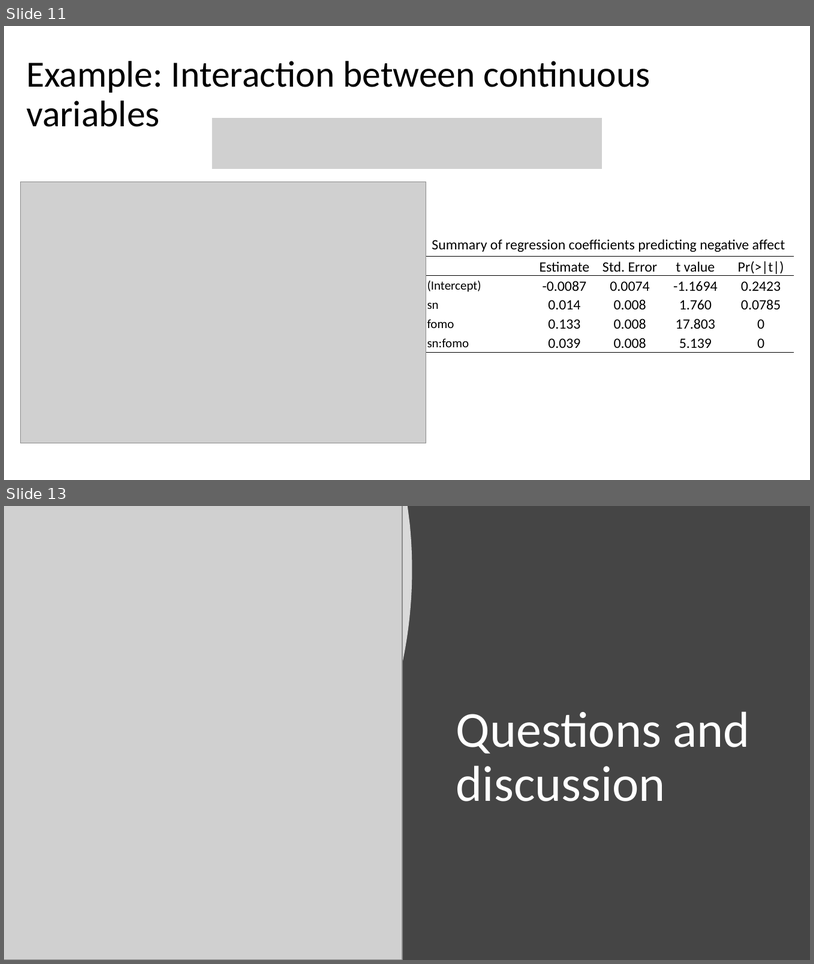
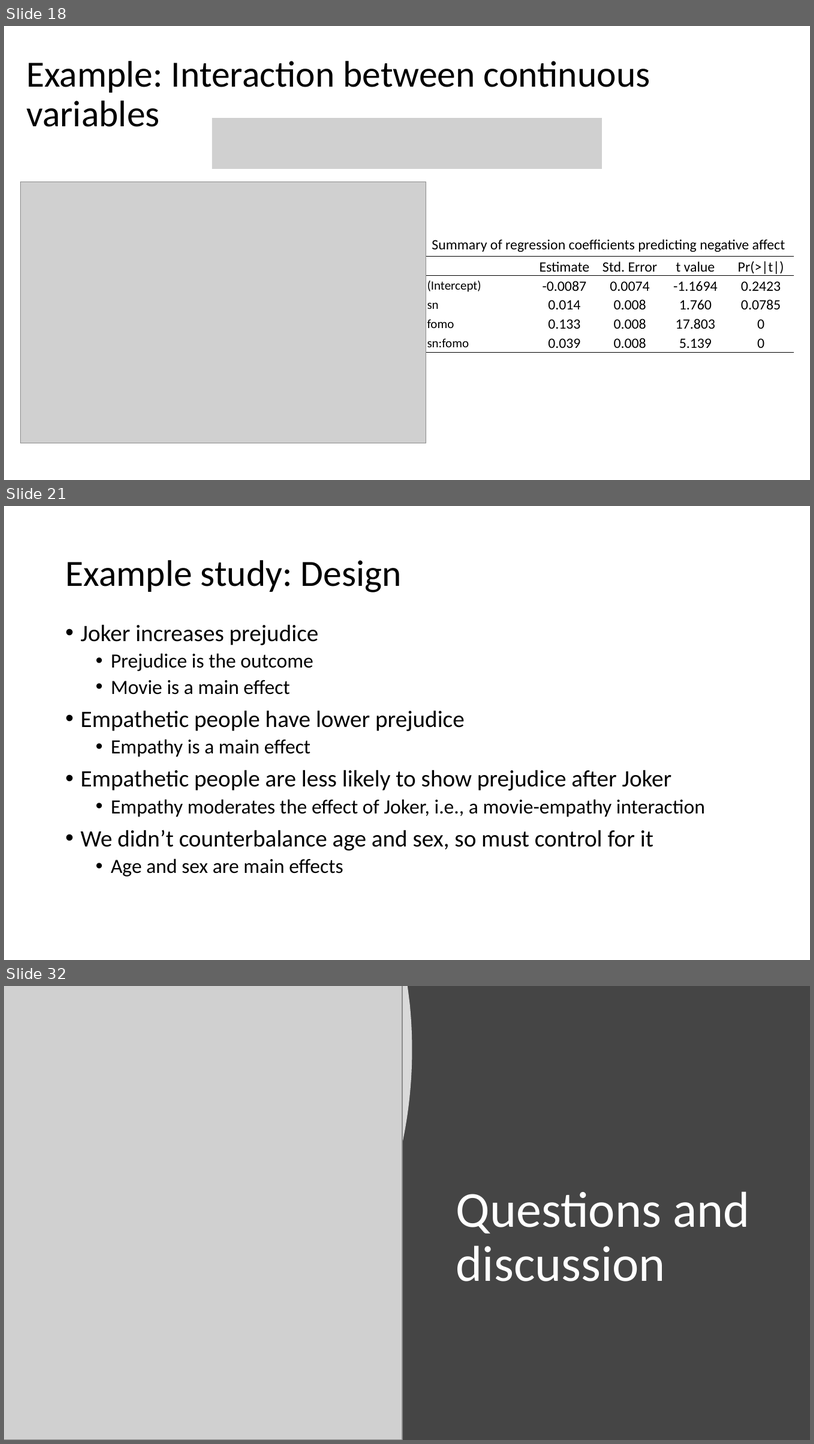
Before and after one commit to haututu/regressionLectures, a slide deck: regression_l1.pptx. Shown one above the other, each under a label of ours: slides 11 and 13 before the commit, slides 18, 21 and 32 after it; the slides between them are not shown. The pictures are 814x964 and 814x1444 pixels, drawn with LibreOffice and Linux fonts; fonts in the diff are those of the drawing; grey boxes stand for pictures. Boxes give left, top, right and bottom in pixels: in the first picture for what was removed or moved away, otherwise in the second. Text is boxed around its words. In the diff, an @@ line names an element or a change of style, - is before the commit and + after.

```diff
--- a/regression_l1.pptx
+++ b/regression_l1.pptx
@@ slide 21 added at bbox=[4, 506, 810, 960], background #FFFFFF @@
@@ title added at bbox=[65, 560, 402, 592], 44 pt, text #000000 @@
+Example study: Design
@@ text added at bbox=[81, 624, 705, 876], 28 pt, text #000000 @@
+• Joker increases prejudice
+  • Prejudice is the outcome
+  • Movie is a main effect
+• Empathetic people have lower prejudice
+  • Empathy is a main effect
+• Empathetic people are less likely to show prejudice after Joker
+  • Empathy moderates the effect of Joker, i.e., a movie-empathy interaction
+• We didn’t counterbalance age and sex, so must control for it
+  • Age and sex are main effects
@@ what was slide 11 is now slide 18 @@
@@ what was slide 13 is now slide 32 @@
```
Also in this commit, not shown: 6 slides changed, 19 other slides added, 1 slide removed, 14 other files.
